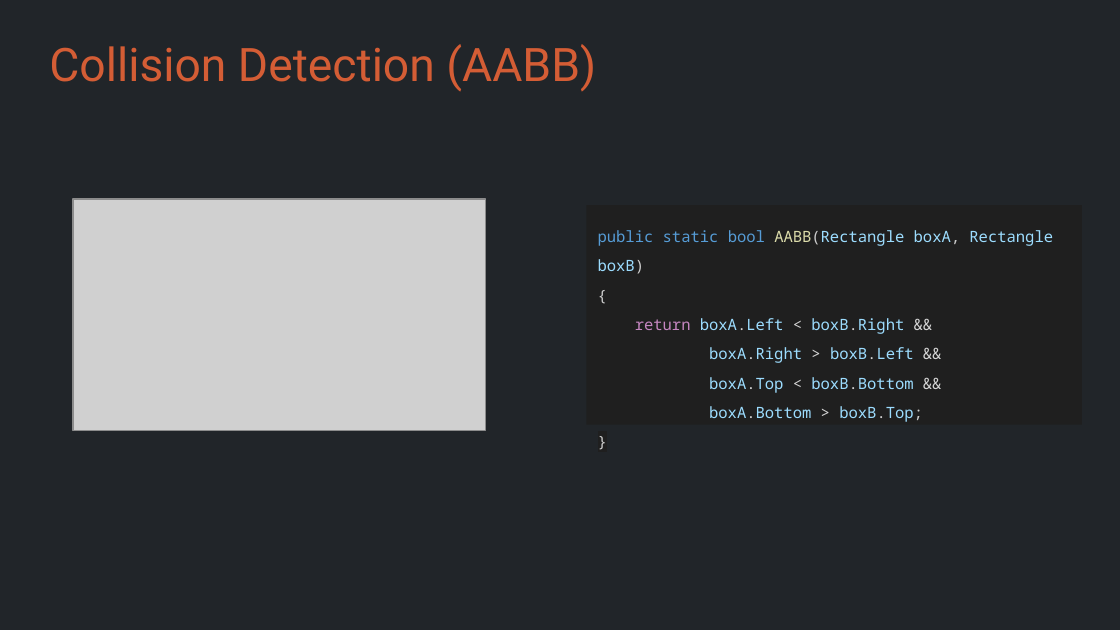
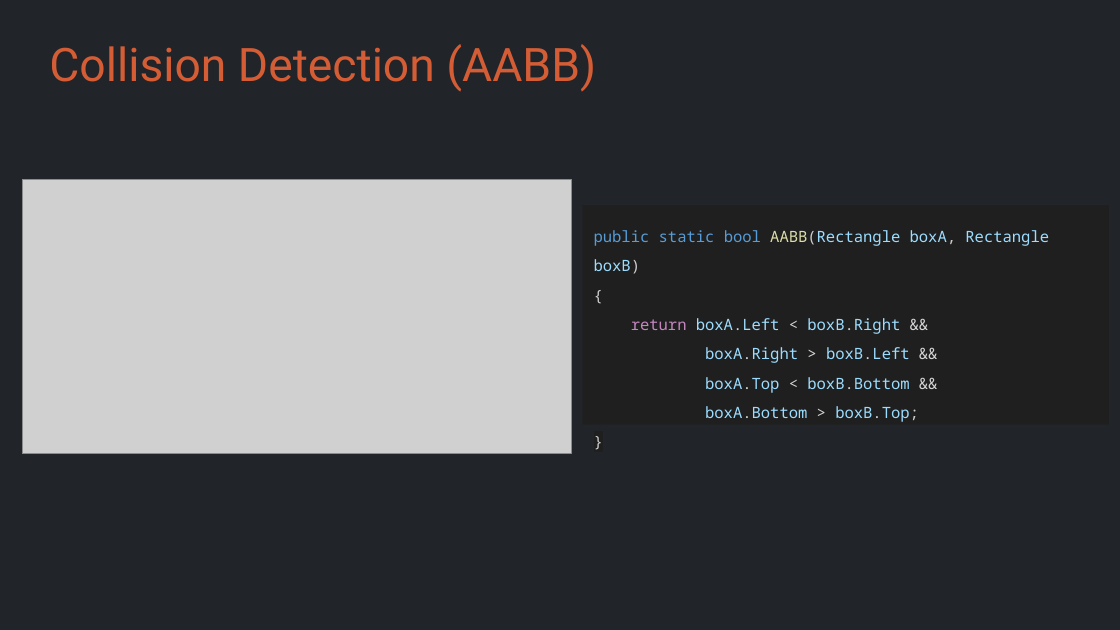
Before and after one commit to Metamate/gar, a slide deck: slide 31 of slides/01 Pong.pptx. Drawn at 1120x630 pixels with LibreOffice and Linux fonts; fonts in the diff are those of the drawing; grey boxes stand for pictures. Boxes give left, top, right and bottom in pixels: in the first picture for what was removed or moved away, otherwise in the second. Text is boxed around its words. In the diff, an @@ line names an element or a change of style, - is before the commit and + after.

```diff
--- a/slides/01 Pong.pptx
+++ b/slides/01 Pong.pptx
@@ picture: place and size @@
-picture at <box>73,199,485,431</box>
+picture at <box>22,179,571,454</box>
@@ text "public static bool AABB(Rectangle boxA, ...": place and size @@
-text "public static bool AABB(Rectangle boxA, ..." at <box>587,205,1082,424</box>
+text "public static bool AABB(Rectangle boxA, ..." at <box>582,205,1109,424</box>
```
Also in this commit, not shown: 4 other slides changed, 11 other files.
